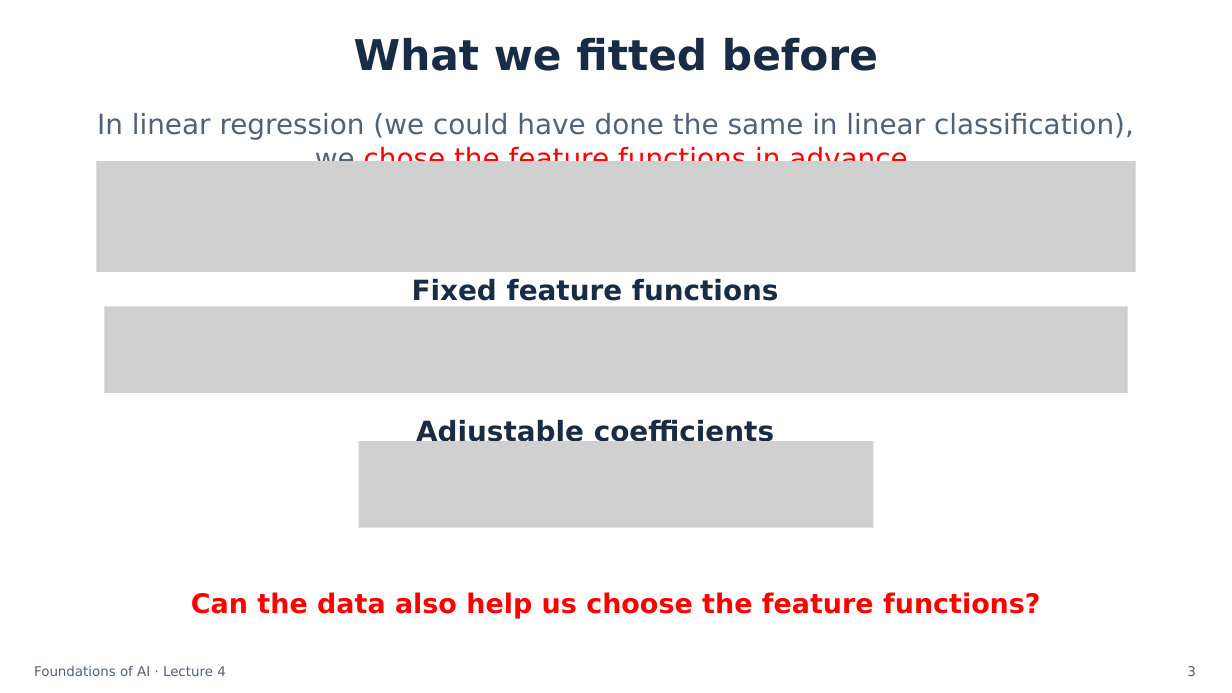
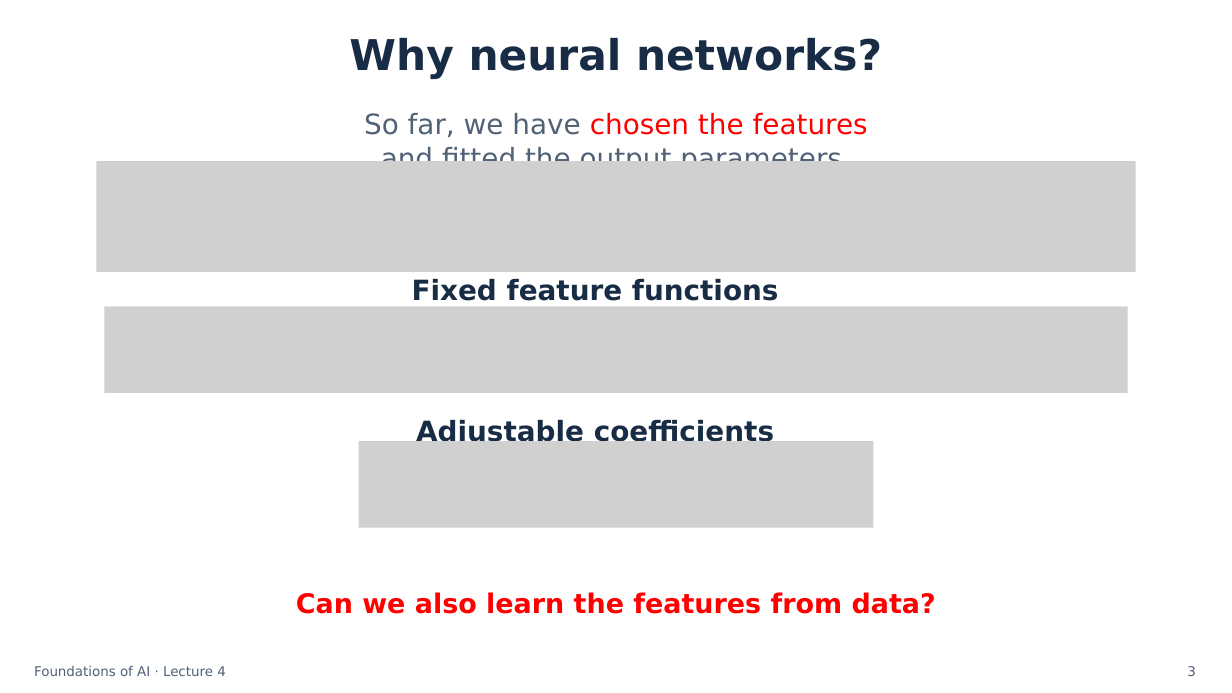
Before and after one commit to chrisbsoo/2026_27, a slide deck: slide 3 of Week_04/Slides/Week_04 - Slides.pptx. Drawn at 1232x693 pixels with LibreOffice and Linux fonts; fonts in the diff are those of the drawing; grey boxes stand for pictures. Boxes give left, top, right and bottom in pixels: in the first picture for what was removed or moved away, otherwise in the second. Text is boxed around its words. In the diff, an @@ line names an element or a change of style, - is before the commit and + after.

Commit message:
Frame the Week 4 introduction around learning features

```diff
--- a/Week_04/Slides/Week_04 - Slides.pptx
+++ b/Week_04/Slides/Week_04 - Slides.pptx
@@ text at box(349, 38, 882, 79): text changed @@
-What we fitted before
+Why neural networks?
@@ text at box(364, 112, 868, 161): text changed @@
-In linear regression (we could have done the same in linear classification),
-we chose the feature functions in advance.
+So far, we have chosen the features
+and fitted the output parameters.
@@ text at box(296, 592, 936, 614): text changed @@
-Can the data also help us choose the feature functions?
+Can we also learn the features from data?
```
Also in this commit, not shown: 1 other file.
